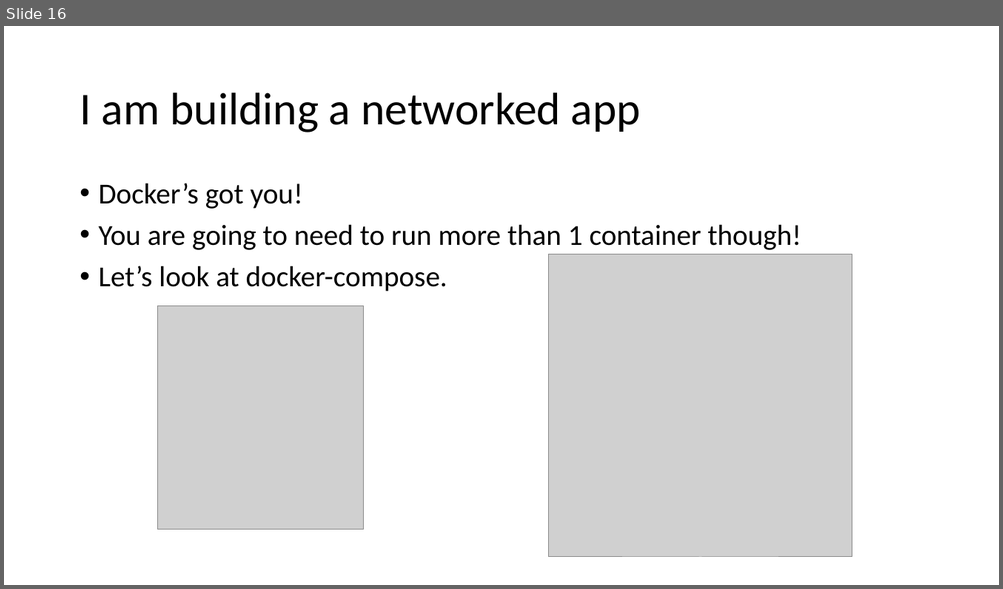
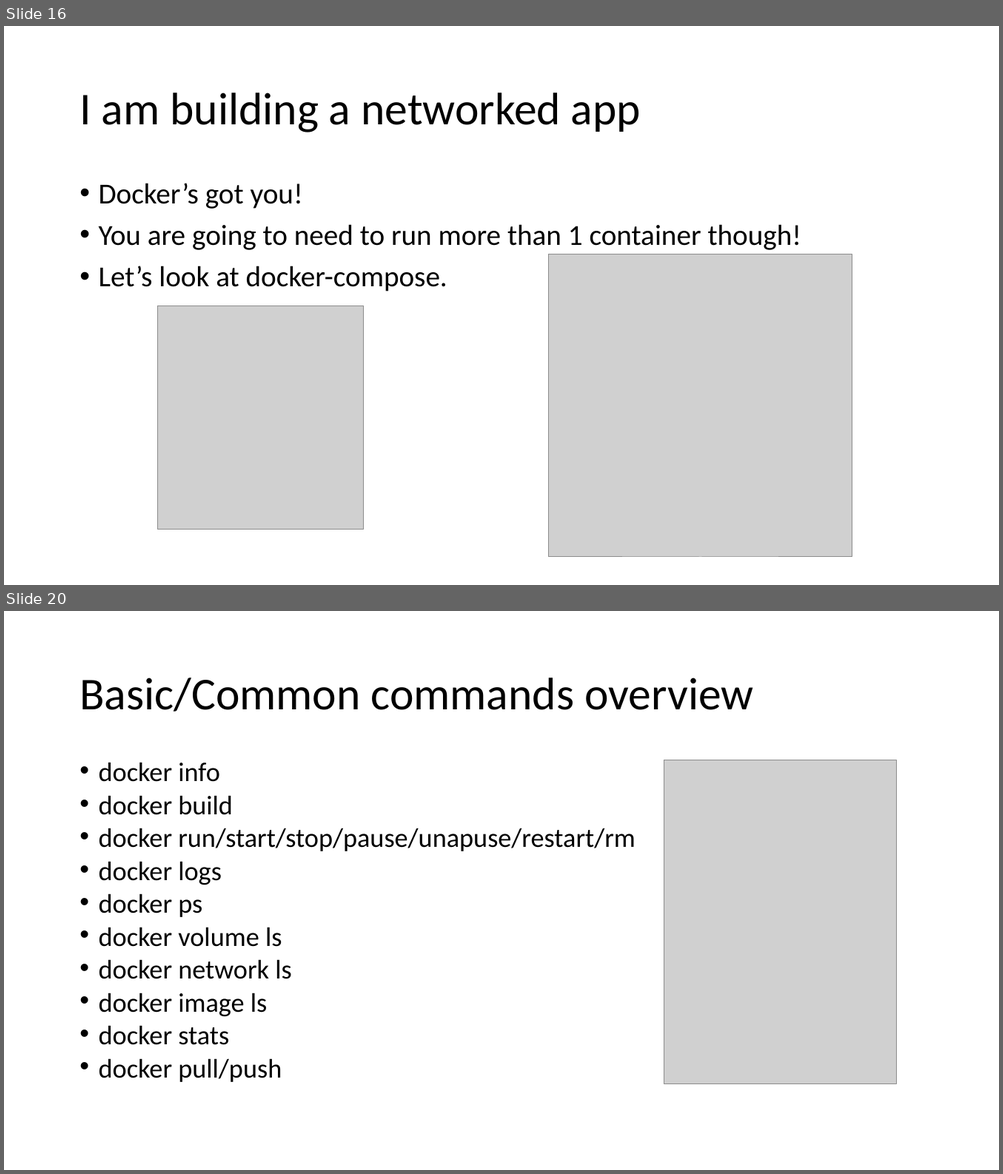
Before and after one commit to agsimeonov/docker-intro-presentation, a slide deck: docker-intro-presentation.pptx. Shown one above the other, each under a label of ours: slide 16 before the commit, slides 16 and 20 after it; the slides between them are not shown. The pictures are 1003x589 and 1003x1174 pixels, drawn with LibreOffice and Linux fonts; fonts in the diff are those of the drawing; grey boxes stand for pictures. Boxes give left, top, right and bottom in pixels: in the first picture for what was removed or moved away, otherwise in the second. Text is boxed around its words. In the diff, an @@ line names an element or a change of style, - is before the commit and + after.

```diff
--- a/docker-intro-presentation.pptx
+++ b/docker-intro-presentation.pptx
@@ slide 20 added at <box>4,611,999,1170</box>, background #FFFFFF @@
@@ title added at <box>79,678,753,712</box>, 44 pt, text #000000 @@
+Basic/Common commands overview
@@ text added at <box>99,762,635,1082</box>, 25.9 pt, text #000000 @@
+• docker info
+• docker build
+• docker run/start/stop/pause/unapuse/restart/rm
+• docker logs
+• docker ps
+• docker volume ls
+• docker network ls
+• docker image ls
+• docker stats
+• docker pull/push
@@ picture added at <box>663,760,896,1085</box> @@
```
Also in this commit, not shown: 6 slides changed, 3 other slides added, 3 slides removed, 5 other files.
